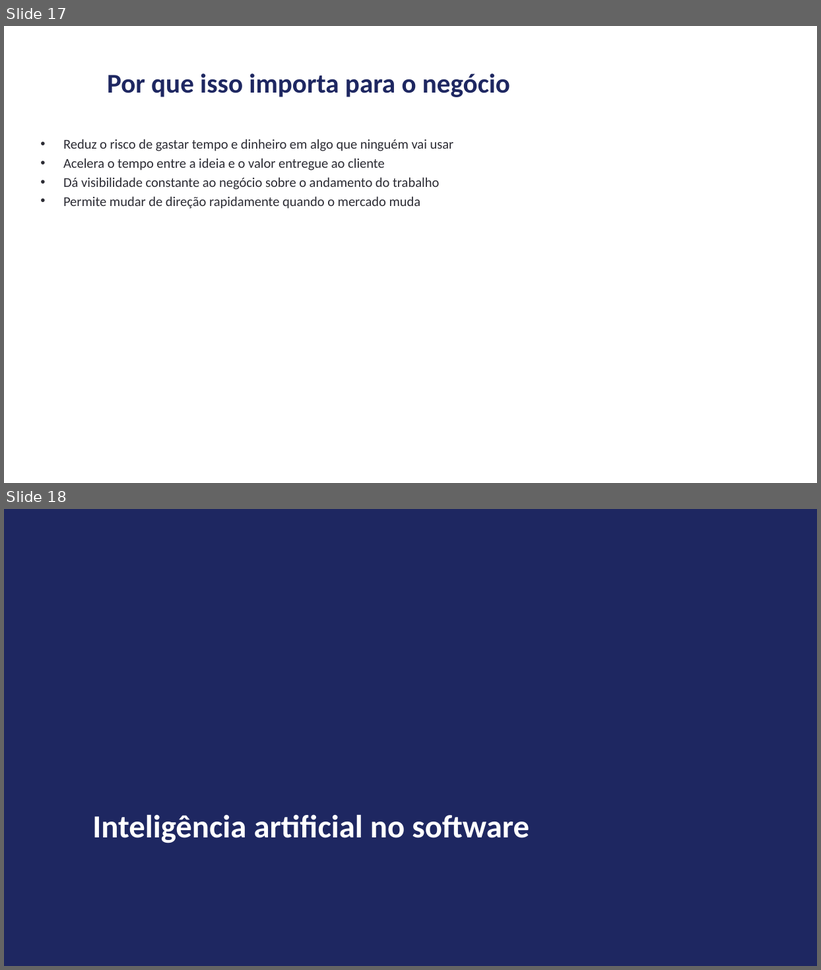
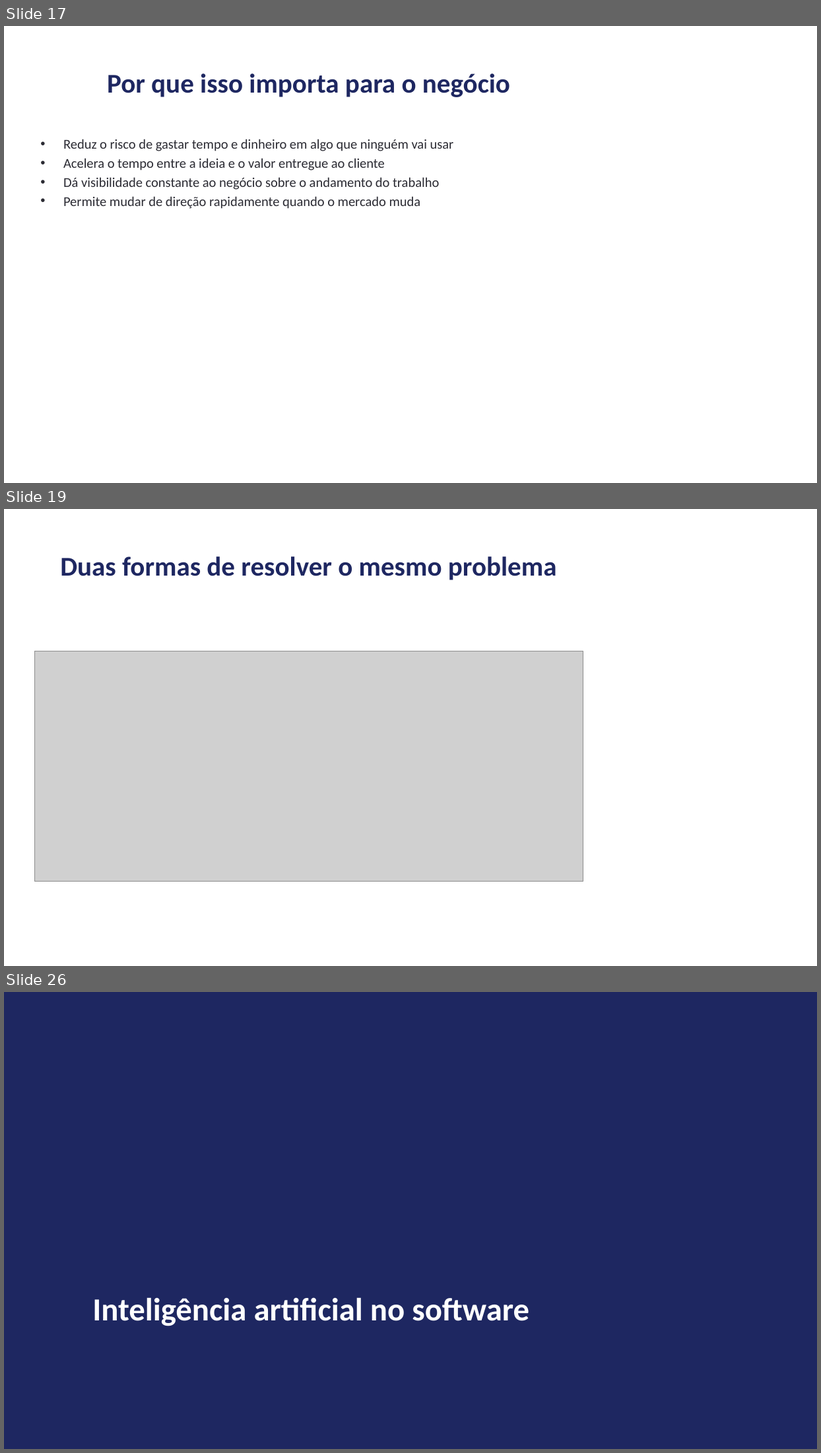
Before and after one commit to andrevberaldo/software-engineering, a slide deck: presentation/apresentacao.pptx. Shown one above the other, each under a label of ours: slides 17 and 18 before the commit, slides 17, 19 and 26 after it; the slides between them are not shown. The pictures are 821x970 and 821x1453 pixels, drawn with LibreOffice and Linux fonts; fonts in the diff are those of the drawing; grey boxes stand for pictures. Boxes give left, top, right and bottom in pixels: in the first picture for what was removed or moved away, otherwise in the second. Text is boxed around its words. In the diff, an @@ line names an element or a change of style, - is before the commit and + after.

```diff
--- a/presentation/apresentacao.pptx
+++ b/presentation/apresentacao.pptx
@@ slide 19 added at [4,509,817,966], background #FFFFFF @@
@@ title added at [60,557,557,580], 32 pt, text #1E2761, bold @@
+Duas formas de resolver o mesmo problema
@@ picture added at [34,651,583,882] @@
@@ what was slide 18 is now slide 26 @@
```
Also in this commit, not shown: 1 slide changed, 7 other slides added, 5 other files.
